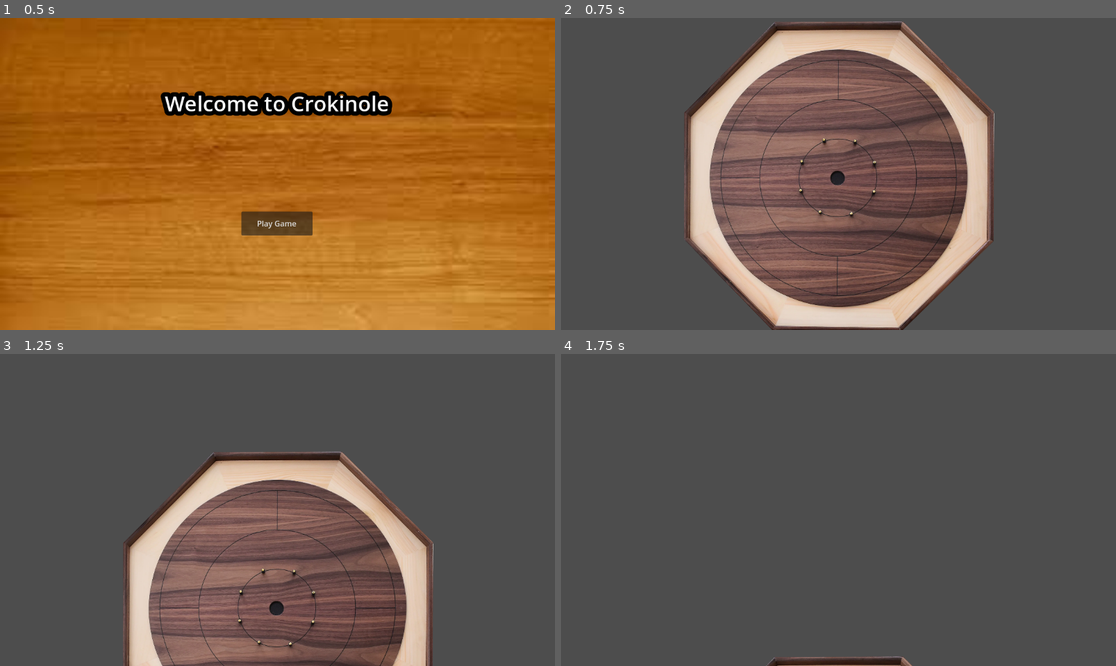
Above: before the commit, frames 1-4 (two rows, left to right).
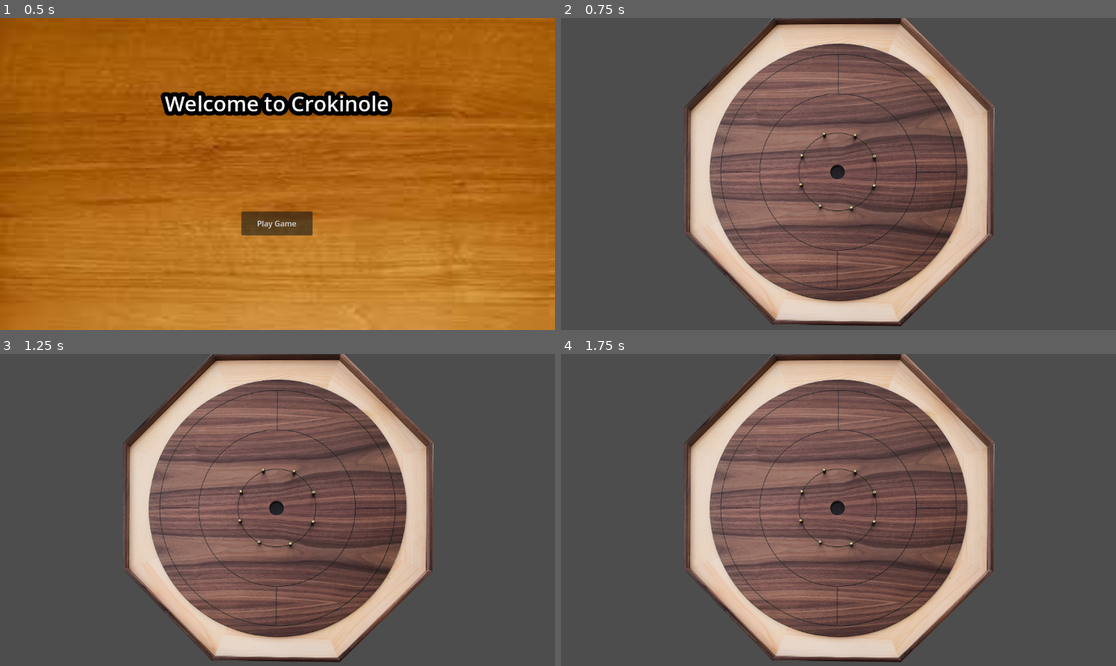
Above: after the commit, the same moments.

Repository: WadeCanavan/Crokinole
Game: Godot game, scene res://Scenes/Title.tscn
Two runs of this game, one before a commit and one after it. Both use one fixed random seed, a clock stepped at 60 frames per second and the inputs below.
Inputs:
- Up to frame 1 (0.5 s): no input
- Up to frame 2 (0.75 s): click "Play Game" at 0.5 s
- Up to frame 3 (1.25 s): no input
- Up to frame 4 (1.75 s): no input

Frame 1 is identical in both runs. In frame 2, 16% of the frame differs, in the area x 22-79%, y 0-100%; in frame 3, 38%; in frame 4, 39%.

Commit message:
actually change board to static body

Diff:
--- a/Scenes/disc.tscn
+++ b/Scenes/disc.tscn
@@ -2,10 +2,10 @@
 
 [ext_resource type="Texture2D" uid="uid://di16b63182u02" path="res://Assets/Sprites/crokinoleboard.png" id="1_851gs"]
 
-[sub_resource type="CircleShape2D" id="CircleShape2D_crb3j"]
+[sub_resource type="CircleShape2D" id="CircleShape2D_nru0h"]
 radius = 270.007
 
-[node name="Main" type="Node2D"]
+[node name="RigidBody2D" type="RigidBody2D"]
 
 [node name="board" type="RigidBody2D" parent="."]
 
--- a/Scenes/main.tscn
+++ b/Scenes/main.tscn
@@ -7,7 +7,7 @@
 
 [node name="Main" type="Node2D"]
 
-[node name="board" type="RigidBody2D" parent="."]
+[node name="board" type="StaticBody2D" parent="."]
 
 [node name="Sprite2D" type="Sprite2D" parent="board"]
 position = Vector2(577, 316.039)
Not shown: 1 places in Scenes/disc.tscn that only renumber resources
